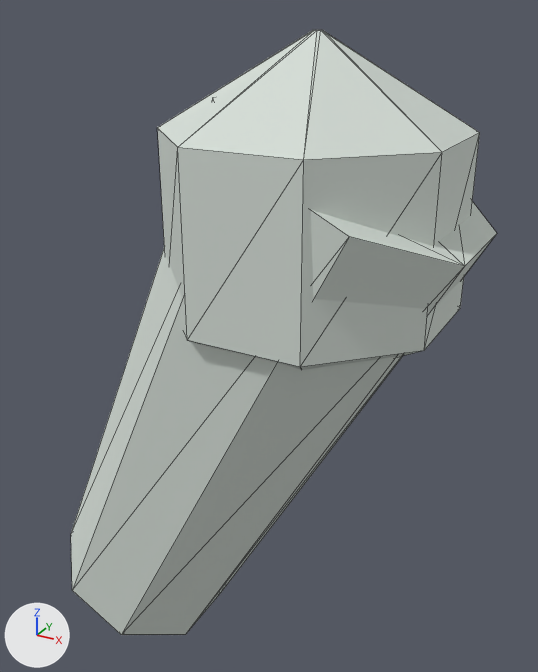
The glTF model Resource/Export/Modules/Outfit_Medic_Slender_Sleeve_R.glb: old version first, new version second.
Both versions are drawn from a camera (50 mm lens) standing at (-0.093, -0.289, 1.49) and looking at (-0.259, 0.013, 1.339). The lights are fixed; the arrows at lower left show +X, +Y and +Z. The picture after the commit comes second. Mesh edges are drawn as thin lines. Vertices at exactly the same position are counted once.

Before the edit, the objects in view are built like this:
```python
me_outfit_medic_slender_sleeve_r_mesh = bpy.data.meshes.new('Outfit_Medic_Slender_Sleeve_R_Mesh')
me_outfit_medic_slender_sleeve_r_mesh.from_pydata(...)  # 48 vertices, 88 faces; spans x -0.382..-0.156, y -0.062..0.062, z 1.149..1.482
me_outfit_medic_slender_sleeve_r_mesh.materials.append(mat_cloth_medical)  # light grey #d6ded7
ob_outfit_medic_slender_sleeve_r = bpy.data.objects.new('Outfit_Medic_Slender_Sleeve_R', me_outfit_medic_slender_sleeve_r_mesh)
ob_outfit_medic_slender_sleeve_r.location = (0.0, 0.0, 0.0)
```
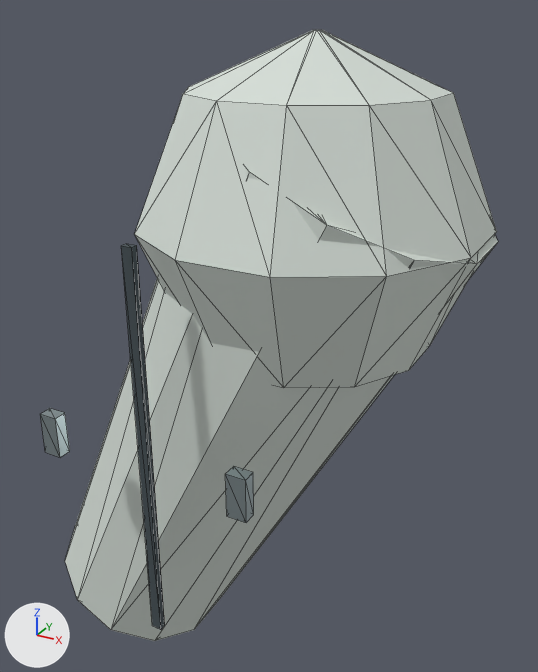
Boxes [x1, y1, x2, y2] around the edits, measured in the pictures (538 x 672 px):
'Outfit_Medic_Slender_Sleeve_R', reshaped (7% wider): before [71, 30, 497, 635]; after [40, 30, 498, 641]
part 1 of me_outfit_medic_slender_sleeve_r_mesh, added: after [121, 244, 165, 630]
part 2 of me_outfit_medic_slender_sleeve_r_mesh, added: after [40, 408, 70, 458]
part 3 of me_outfit_medic_slender_sleeve_r_mesh, added: after [225, 466, 254, 523]
part 4 of me_outfit_medic_slender_sleeve_r_mesh, rebuilt: before [71, 97, 497, 635]; after [65, 168, 498, 641]
part 5 of me_outfit_medic_slender_sleeve_r_mesh, built on: before [157, 30, 480, 370]; after [135, 30, 497, 388]

Diff of the bpy script that builds the scene:
```diff
--- a/Resource/Export/Modules/Outfit_Medic_Slender_Sleeve_R.glb.py
+++ b/Resource/Export/Modules/Outfit_Medic_Slender_Sleeve_R.glb.py
@@ mat_fastener_titanium @@
+mat_fastener_titanium = principled_material('Fastener_Titanium')
+mat_fastener_titanium.base_color = (0.39, 0.47, 0.49)  # grey #a8b6ba
+mat_fastener_titanium.metallic = 0.8
+mat_fastener_titanium.roughness = 0.32
@@ mat_fabric_seam @@
+mat_fabric_seam = principled_material('Fabric_Seam')
+mat_fabric_seam.base_color = (0.055, 0.075, 0.085)  # greyish blue #424d52
+mat_fabric_seam.roughness = 0.88
@@ me_outfit_medic_slender_sleeve_r_mesh @@
 # used by ob_outfit_medic_slender_sleeve_r; location = (0.0, 0.0, 0.0)
-me_outfit_medic_slender_sleeve_r_mesh.from_pydata(...)  # 48 vertices, 88 faces; spans x -0.382..-0.156, y -0.062..0.062, z 1.149..1.482
+me_outfit_medic_slender_sleeve_r_mesh.from_pydata(...)  # 103 vertices, 175 faces; spans x -0.384..-0.154, y -0.084..0.075, z 1.148..1.482
+# me_outfit_medic_slender_sleeve_r_mesh part 1: a new loose piece, a box spanning x -0.2712..-0.2662, y -0.0798..-0.0768, z 1.2215..1.4085, in mat_fabric_seam (greyish blue #424d52)
+# me_outfit_medic_slender_sleeve_r_mesh part 2: a new loose piece, a box spanning x -0.3215..-0.3125, y -0.0843..-0.0783, z 1.305..1.325, in mat_fastener_titanium (grey #a8b6ba)
+# me_outfit_medic_slender_sleeve_r_mesh part 3: a new loose piece, a box spanning x -0.2248..-0.2158, y -0.0843..-0.0783, z 1.305..1.325, in mat_fastener_titanium (grey #a8b6ba)
+# me_outfit_medic_slender_sleeve_r_mesh part 4: the loose piece of 16 vertices spanning x -0.382..-0.156, y -0.06..0.06, z 1.149..1.457 is rebuilt with 24 vertices and now spans x -0.384..-0.154, y -0.063..0.063, z 1.148..1.458
+# me_outfit_medic_slender_sleeve_r_mesh part 5
+# 13 vertices are removed from x -0.292..-0.168, y -0.062..0.062, z 1.328..1.443
+# 55 faces are deleted
+# 6 vertices move from x -0.292..-0.204, y -0.062..0.062, z 1.366..1.443 to x -0.283..-0.175, y -0.055..0.053, z 1.351..1.459
+# 36 vertices are added at x -0.305..-0.155, y -0.075..0.075, z 1.328..1.482
+# 90 new faces join them, mat_cloth_medical (light grey #d6ded7)
 me_outfit_medic_slender_sleeve_r_mesh.materials.append(mat_cloth_medical)
+me_outfit_medic_slender_sleeve_r_mesh.materials.append(mat_fabric_seam)  # greyish blue #424d52
+me_outfit_medic_slender_sleeve_r_mesh.materials.append(mat_fastener_titanium)  # grey #a8b6ba
```
